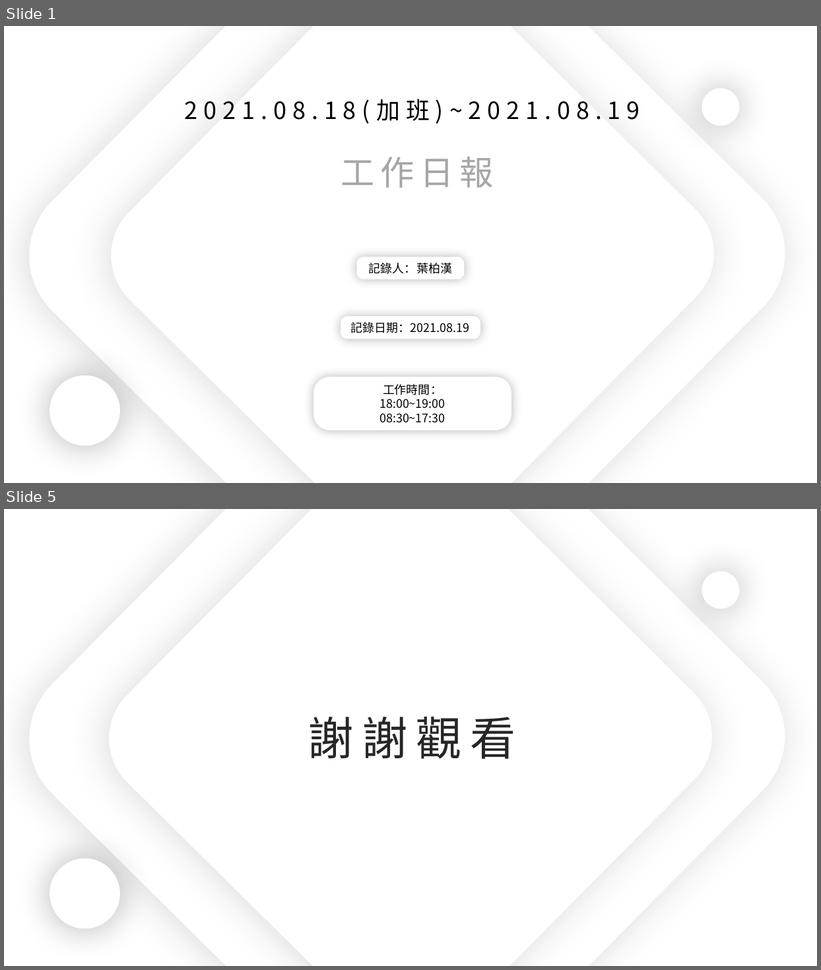
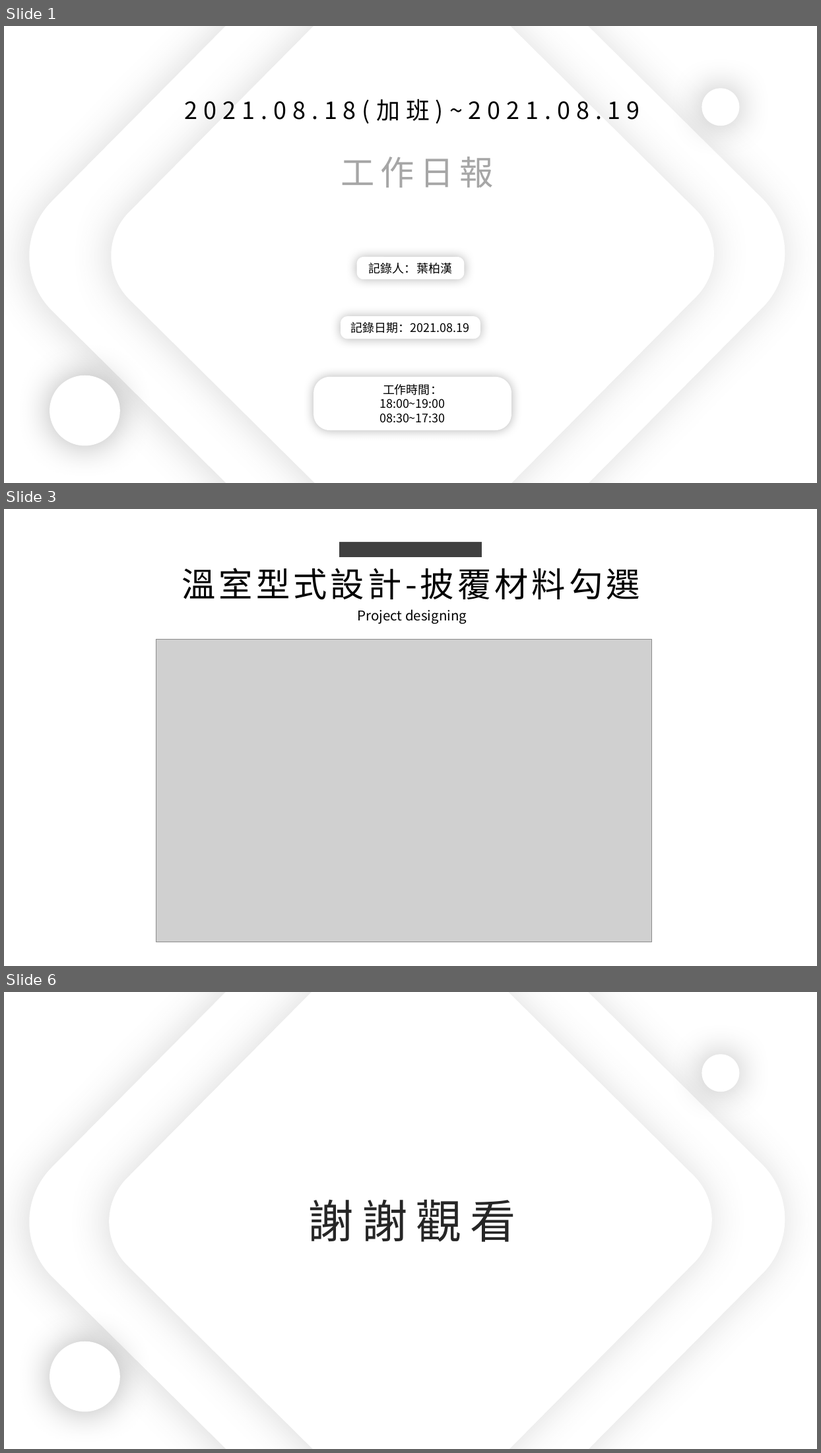
Before and after one commit to king637324/KnowledgeGreenhouseSystem, a slide deck: 工作日報_葉柏漢/2021.08/2021.08.18(加班)~2021.08.19工作日報_葉柏漢.pptx. Shown one above the other, each under a label of ours: slides 1 and 5 before the commit, slides 1, 3 and 6 after it; the slides between them are not shown. The pictures are 821x970 and 821x1453 pixels, drawn with LibreOffice and Linux fonts; fonts in the diff are those of the drawing; grey boxes stand for pictures. Boxes give left, top, right and bottom in pixels: in the first picture for what was removed or moved away, otherwise in the second. Text is boxed around its words. In the diff, an @@ line names an element or a change of style, - is before the commit and + after.

```diff
--- a/工作日報_葉柏漢/2021.08/2021.08.18(加班)~2021.08.19工作日報_葉柏漢.pptx
+++ b/工作日報_葉柏漢/2021.08/2021.08.18(加班)~2021.08.19工作日報_葉柏漢.pptx
@@ slide 3 added at box(4, 509, 817, 966), background #FFFFFF @@
@@ rectangle added at box(339, 542, 482, 557), fill #404040 @@
@@ text added at box(182, 568, 640, 600), 40 pt, text #000000 @@
+溫室型式設計-披覆材料勾選
@@ text added at box(358, 609, 467, 624), 16 pt, text #000000 @@
+Project designing
@@ picture added at box(156, 640, 652, 943) @@
@@ what was slide 5 is now slide 6 @@
```
Also in this commit, not shown: 3 slides changed, 12 other files.
